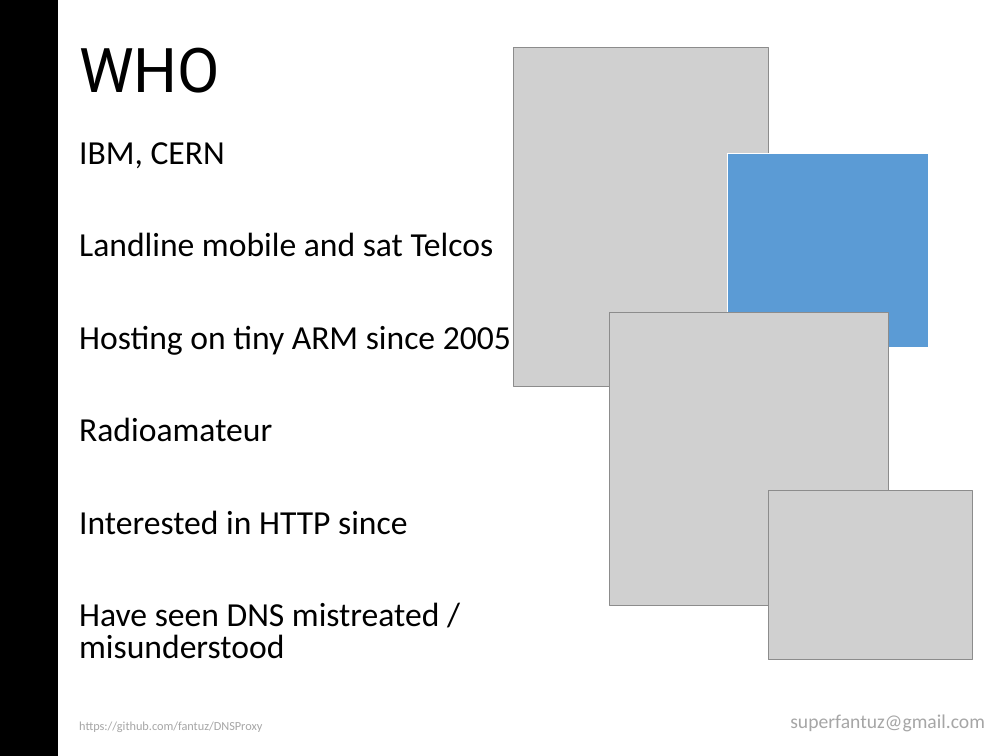
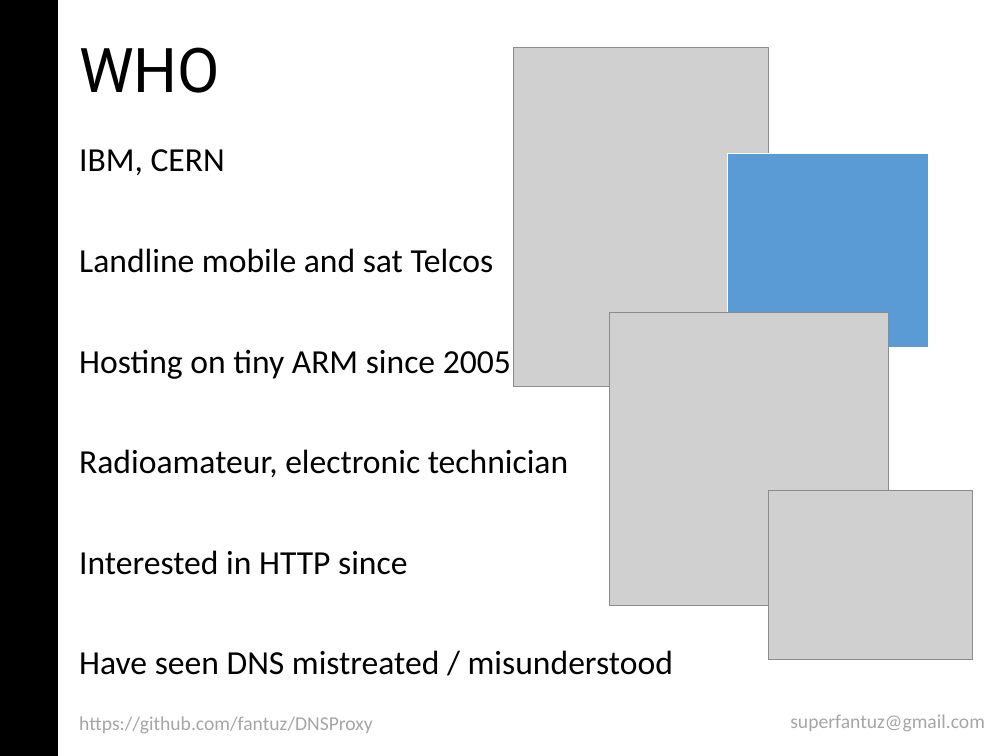
Before and after one commit to andreafabrizi/DNSProxy, a slide deck: slide 2 of DNSProxy_MFantuzzi.ppt. Drawn at 1008x756 pixels with LibreOffice and Linux fonts; fonts in the diff are those of the drawing; grey boxes stand for pictures. Boxes give left, top, right and bottom in pixels: in the first picture for what was removed or moved away, otherwise in the second. Text is boxed around its words. In the diff, an @@ line names an element or a change of style, - is before the commit and + after.

```diff
--- a/DNSProxy_MFantuzzi.ppt
+++ b/DNSProxy_MFantuzzi.ppt
@@ text at (x1=79, y1=149, x2=673, y2=675): line spacing 0.8 to 0.9 @@
@@ text at (x1=79, y1=449, x2=568, y2=477): text changed @@
-Radioamateur
+Radioamateur, electronic technician
@@ text "https://github.com/fantuz/DNSProxy" at (x1=79, y1=716, x2=373, y2=733): size 8.8 to 14 pt; line spacing 0.7 to 0.9 @@
```
Also in this commit, not shown: 8 other slides changed.
